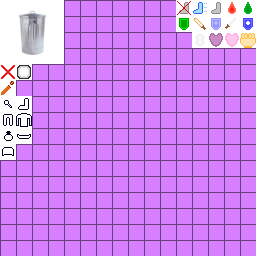
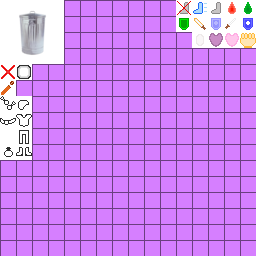
Layers edited between the first and the second (256, 256) image:
painted on "Background" over [0, 96, 32, 160]
